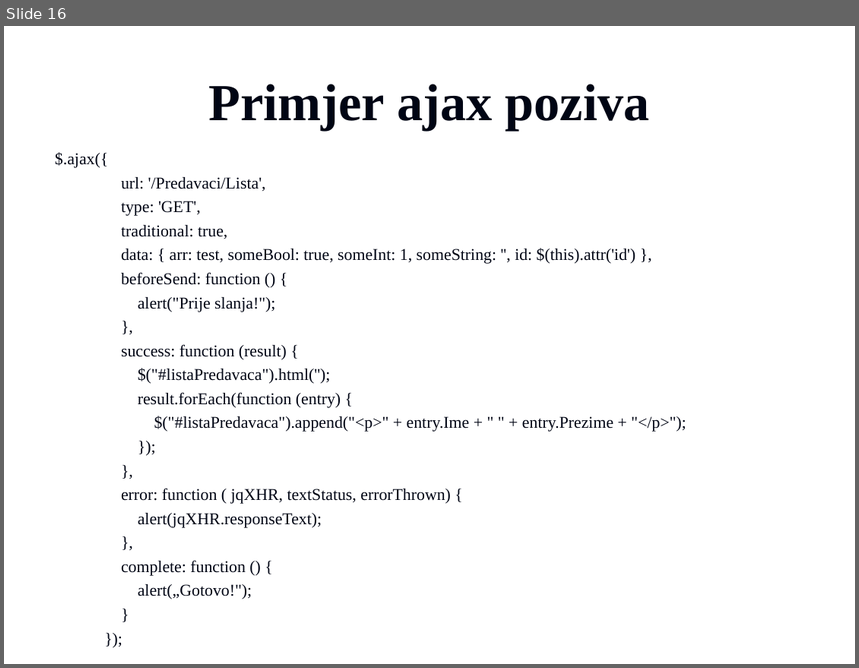
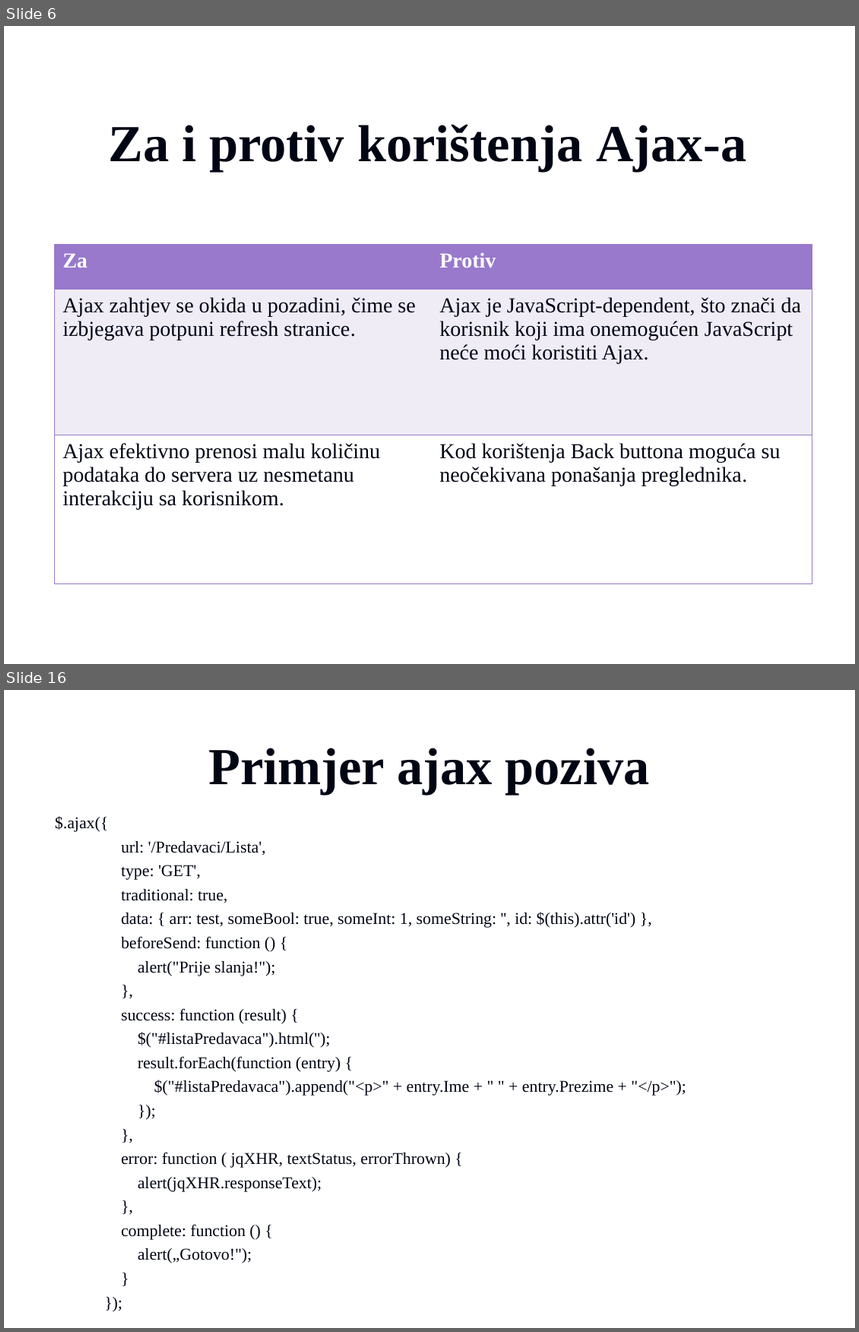
Before and after one commit to vzdesic/PZI, a slide deck: PPTs/16 MVC klijentsko programiranje.ppt. Shown one above the other, each under a label of ours: slide 16 before the commit, slides 6 and 16 after it; the slides between them are not shown. The pictures are 859x668 and 859x1332 pixels, drawn with LibreOffice and Linux fonts; fonts in the diff are those of the drawing; background and template pictures are left out. Boxes give left, top, right and bottom in pixels: in the first picture for what was removed or moved away, otherwise in the second. Text is boxed around its words. In the diff, an @@ line names an element or a change of style, - is before the commit and + after.

```diff
--- a/PPTs/16 MVC klijentsko programiranje.ppt
+++ b/PPTs/16 MVC klijentsko programiranje.ppt
@@ slide 6 added at [4,26,855,664], background picture (left out) @@
@@ title added at [109,124,747,171], 44 pt, text #000514, bold @@
+Za i protiv korištenja Ajax-a
@@ table added at [54,245,813,584], 3 rows, 2 columns @@
+Za | Protiv
+Ajax zahtjev se okida u pozadini, čime se izbjegava potpuni refresh stranice. | Ajax je JavaScript-dependent, što znači da korisnik koji ima onemogućen JavaScript neće moći koristiti Ajax.
+Ajax efektivno prenosi malu količinu podataka do servera uz nesmetanu interakciju sa korisnikom. | Kod korištenja Back buttona moguća su neočekivana ponašanja preglednika.
```
Also in this commit, not shown: 8 slides changed, 3 other slides added, 4 slides removed, 3 other files.
